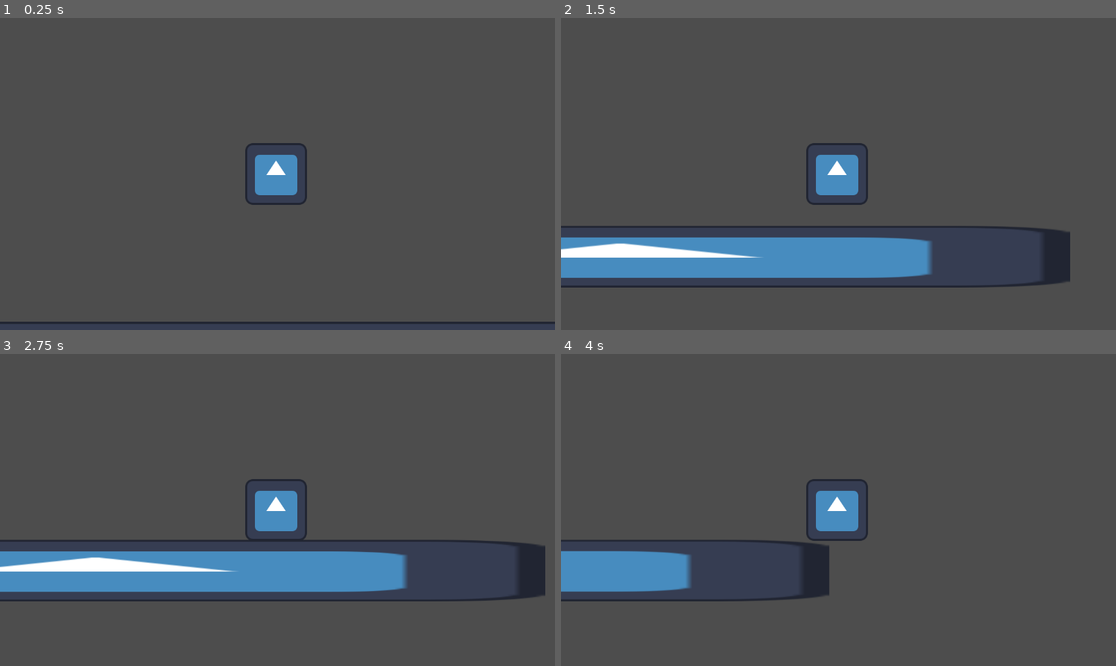
Above: before the commit, frames 1-4 (two rows, left to right).
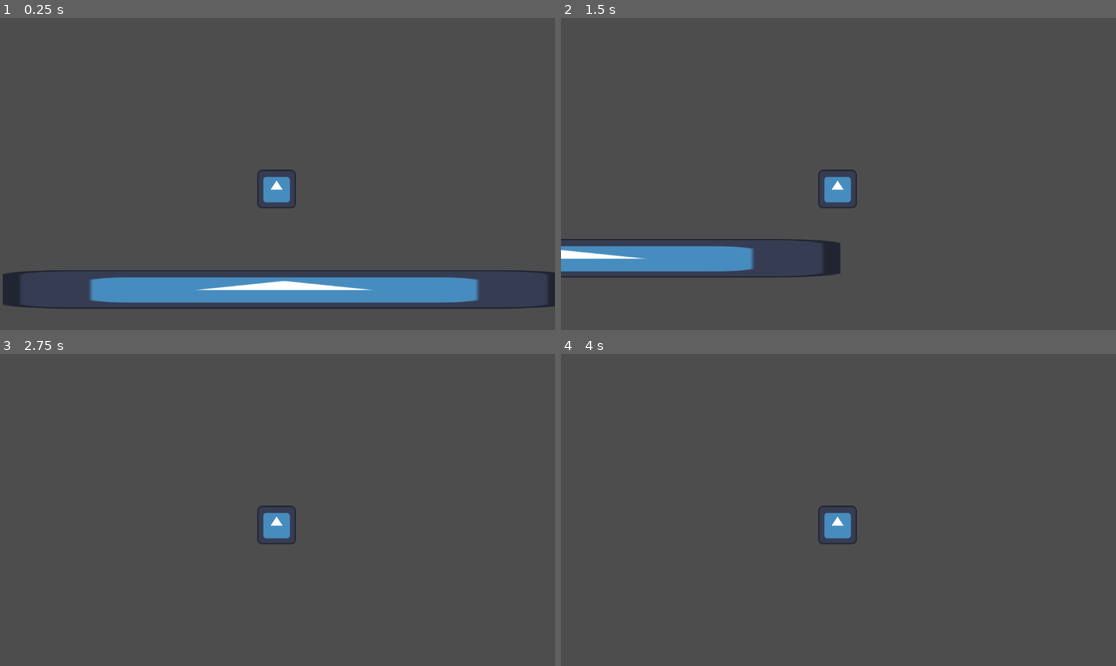
Above: after the commit, the same moments.

Repository: JomarMonreal/Super-Sous-Chef-Sonny-s-Colorful-Story-
Game: Godot game, scene res://prototype.tscn
Same seed, same stepped clock (60 frames per second), same inputs: the game is played once before the commit and once after it. The engine's default icon, where the game draws it, is replaced by a stand-in: a white triangle on a blue panel in a dark square.
Inputs:
- Up to frame 1 (0.25 s): no input
- Up to frame 2 (1.5 s): tap Enter (ui_accept) at 0.5, 1.35 s; hold Enter (ui_accept) 0.53-1.28 s; hold Right (ui_right) from 0.53 s (still down)
- Up to frame 3 (2.75 s): tap Enter (ui_accept) at 1.52, 1.82 s; release Right (ui_right) at 2.03 s; hold Left (ui_left) from 2.03 s (still down); hold Enter (ui_accept) from 2.03 s (still down)
- Up to frame 4 (4 s): release Left (ui_left) at 2.78 s; release Enter (ui_accept) at 2.78 s; hold Right (ui_right) from 2.78 s (still down); tap Enter (ui_accept) at 2.85, 3.02, 3.32 s; hold Enter (ui_accept) from 3.53 s (still down)

The runs differ from the first frame. In frame 1, 9.3% of the frame differs, in the area x 0-100%, y 40-99%; in frame 2, 10%; in frame 3, 13%, in the area x 0-99%, y 40-80%; in frame 4, 5.9%.

Commit message:
chore: Jumping movement revamp where its jump strength is dependent on how long was it held

Diff:
--- a/Base/side_scolling_movement.gd
+++ b/Base/side_scolling_movement.gd
@@ -1,9 +1,17 @@
 extends Node
 class_name SideScrollingMovement
 
-@export var SPEED = 300.0
-@export var JUMP_VELOCITY = -400.0
+# Movement & jump tuning (alphabetical).
+@export var GRAVITY: float = 2000.0
+@export var JUMP_CUT_GRAVITY_SCALE: float = 2.0         # Extra gravity when jump is released early (snappier short hops).
+@export var JUMP_HOLD_GRAVITY_SCALE: float = 0.35       # Reduced gravity while the button is held (higher jump).
+@export var JUMP_VELOCITY: float = -900.0               # Initial upward impulse (pixels/sec).
+@export var MAX_JUMP_HOLD_TIME: float = 0.25            # Max seconds the hold can extend jump height.
+@export var SPEED: float = 1000.0
+
 var controlled_body: CharacterBody2D
+var _is_jumping: bool = false
+var _jump_held_time: float = 0.0
 
 func _ready() -> void:
 	if owner is CharacterBody2D:
@@ -12,20 +20,43 @@
 		push_error("SideScrollingMovement must be a child of a CharacterBody2D node.")
 
 func _physics_process(delta: float) -> void:
-	# Add the gravity.
-	if not controlled_body.is_on_floor():
-		controlled_body.velocity += controlled_body.get_gravity() * delta
-
-	# Handle jump.
+	# --- Jump start / state ---
 	if Input.is_action_just_pressed("ui_accept") and controlled_body.is_on_floor():
 		controlled_body.velocity.y = JUMP_VELOCITY
+		_is_jumping = true
+		_jump_held_time = 0.0
 
-	# Get the input direction and handle the movement/deceleration.
-	# As good practice, you should replace UI actions with custom gameplay actions.
-	var direction := Input.get_axis("ui_left", "ui_right")
-	if direction:
+	if Input.is_action_just_released("ui_accept"):
+		_is_jumping = false
+
+	# --- Gravity with variable-height logic ---
+	var gravity_scale: float = 1.0
+
+	if controlled_body.velocity.y < 0.0:
+		# Ascending.
+		if _is_jumping and Input.is_action_pressed("ui_accept") and _jump_held_time < MAX_JUMP_HOLD_TIME:
+			gravity_scale = JUMP_HOLD_GRAVITY_SCALE
+			_jump_held_time += delta
+		else:
+			# Button not held (or cap reached): increase gravity to cut jump short.
+			gravity_scale = JUMP_CUT_GRAVITY_SCALE
+	else:
+		# Falling: use normal gravity (adjust if you want faster falls).
+		gravity_scale = 1.0
+
+	controlled_body.velocity.y += GRAVITY * gravity_scale * delta
+
+	# Reset jump state on landing.
+	if controlled_body.is_on_floor() and controlled_body.velocity.y >= 0.0:
+		_is_jumping = false
+		_jump_held_time = 0.0
+
+	# --- Horizontal movement ---
+	var direction: float = Input.get_axis("ui_left", "ui_right")
+	if direction != 0.0:
 		controlled_body.velocity.x = direction * SPEED
 	else:
-		controlled_body.velocity.x = move_toward(controlled_body.velocity.x, 0, SPEED)
+		# Smooth deceleration; scale by delta.
+		controlled_body.velocity.x = move_toward(controlled_body.velocity.x, 0.0, SPEED)
 
 	controlled_body.move_and_slide()
--- a/Objects/Chef/Chef.tscn
+++ b/Objects/Chef/Chef.tscn
@@ -30,7 +30,6 @@
 
 [node name="SideScrollingMovement" type="Node" parent="."]
 script = ExtResource("2_akdlw")
-SPEED = 500.0
 metadata/_custom_type_script = "uid://c3xdbbuxx3krw"
 
 [node name="AnimatedSprite2D" type="AnimatedSprite2D" parent="."]
--- a/prototype.tscn
+++ b/prototype.tscn
@@ -11,6 +11,8 @@
 
 [node name="Camera2D" type="Camera2D" parent="Chef"]
 position = Vector2(3, 0)
+offset = Vector2(0, -50)
+zoom = Vector2(0.625, 0.625)
 
 [node name="StaticBody2D" type="StaticBody2D" parent="."]
 position = Vector2(25, 400)
